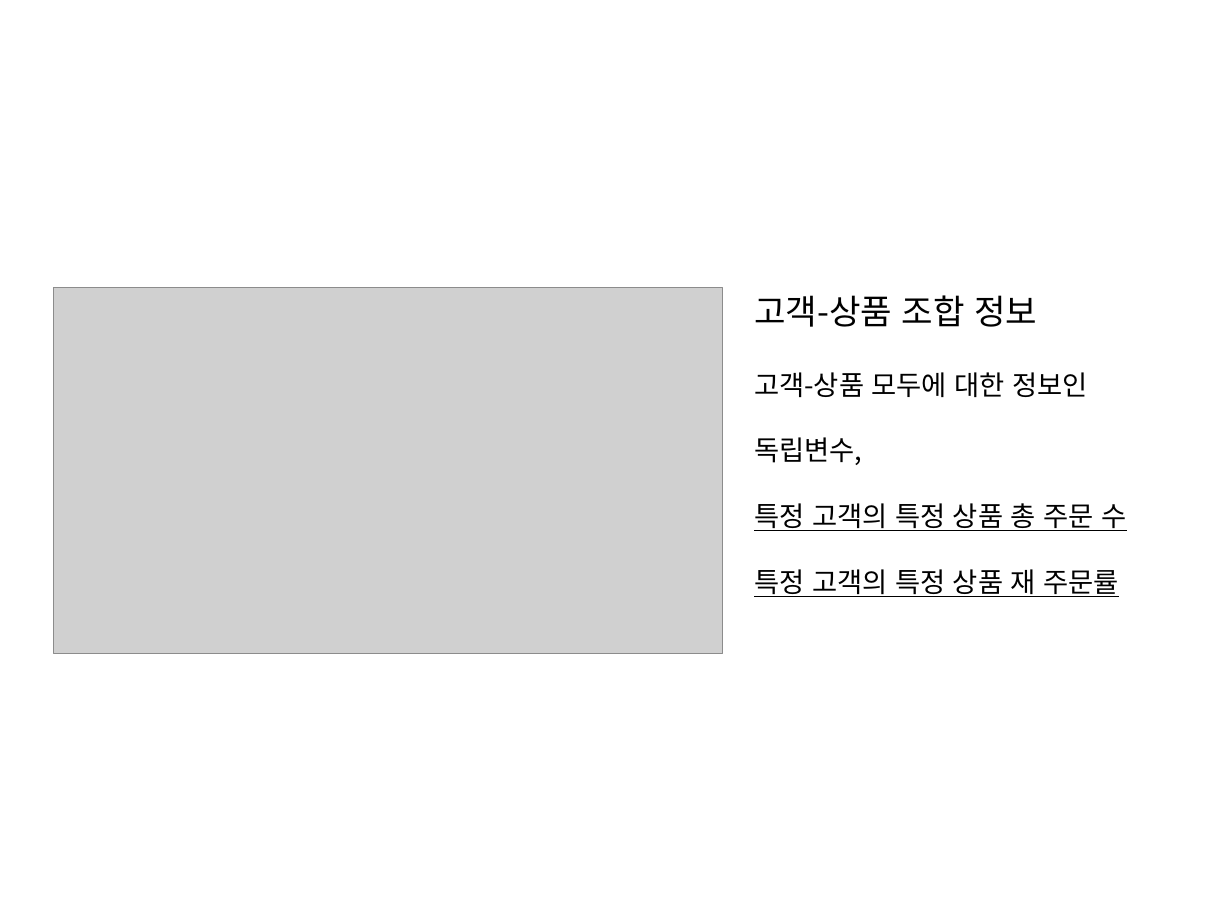
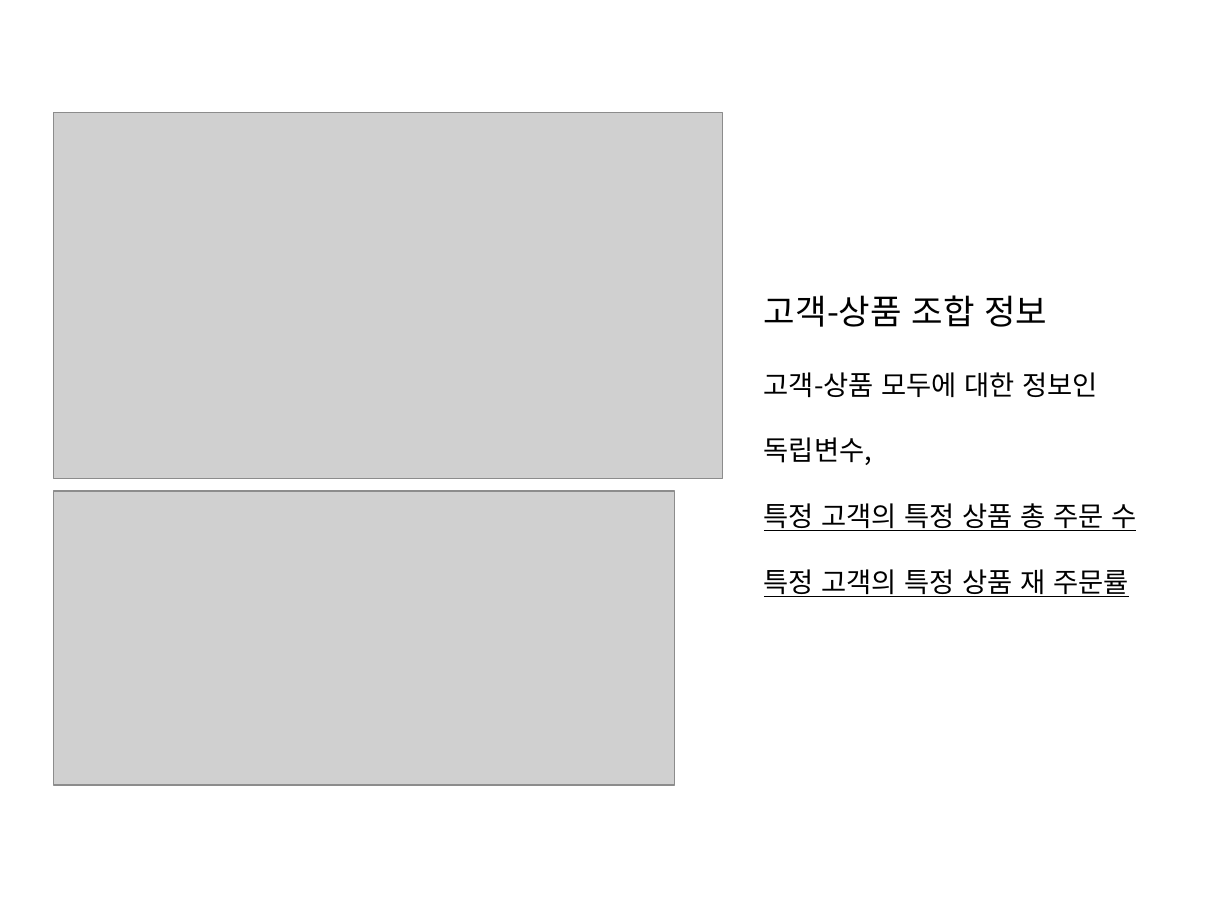
Before and after one commit to WasVelinn/1stPerSonalProjecT, a slide deck: slide 15 of 프레젠테이션1.pptx. Drawn at 1232x924 pixels with LibreOffice and Linux fonts; fonts in the diff are those of the drawing; grey boxes stand for pictures. Boxes give left, top, right and bottom in pixels: in the first picture for what was removed or moved away, otherwise in the second. Text is boxed around its words. In the diff, an @@ line names an element or a change of style, - is before the commit and + after.

```diff
--- a/프레젠테이션1.pptx
+++ b/프레젠테이션1.pptx
@@ picture: place and size @@
-picture at (53, 287, 722, 653)
+picture at (53, 113, 722, 479)
@@ text "고객-상품 조합 정보": place and size @@
-text "고객-상품 조합 정보" at (754, 295, 1126, 597)
+text "고객-상품 조합 정보" at (764, 295, 1136, 597)
@@ picture added at (53, 492, 674, 786) @@
```
Also in this commit, not shown: 8 other slides changed, 4 slides added, 19 other files.
